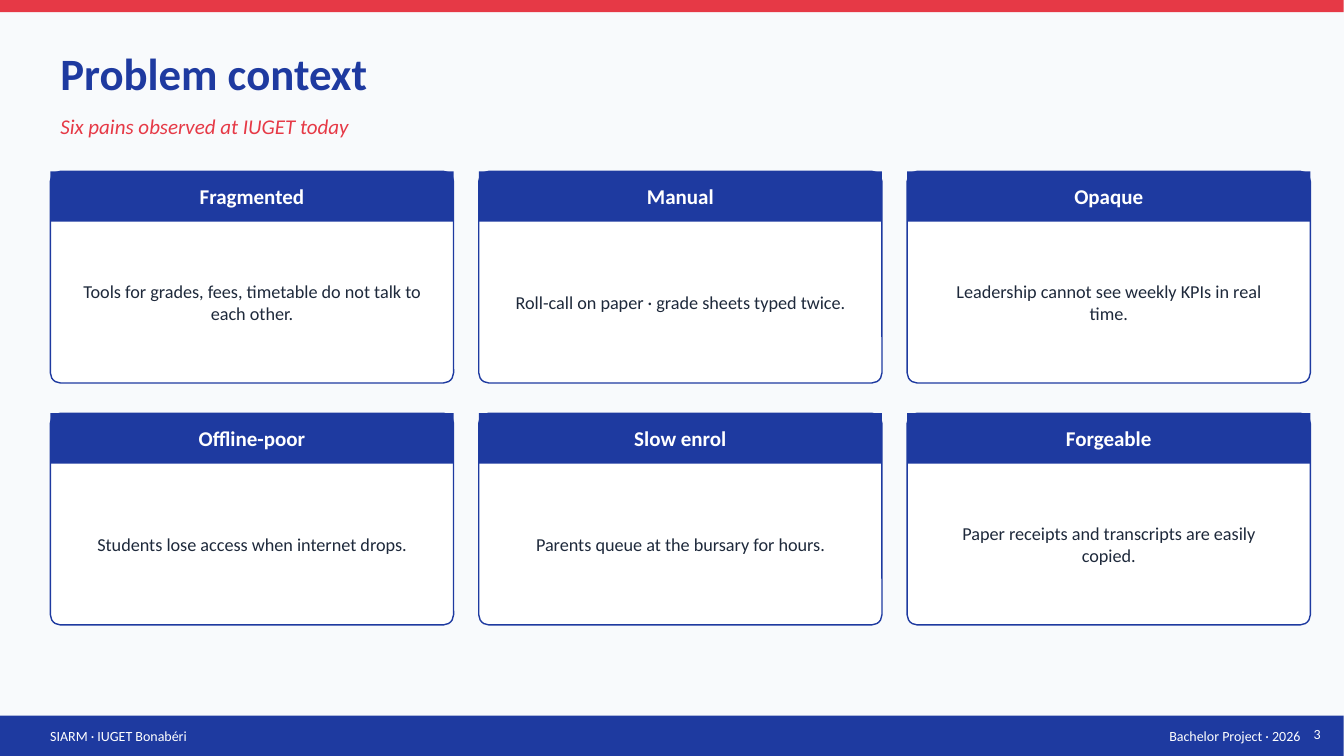
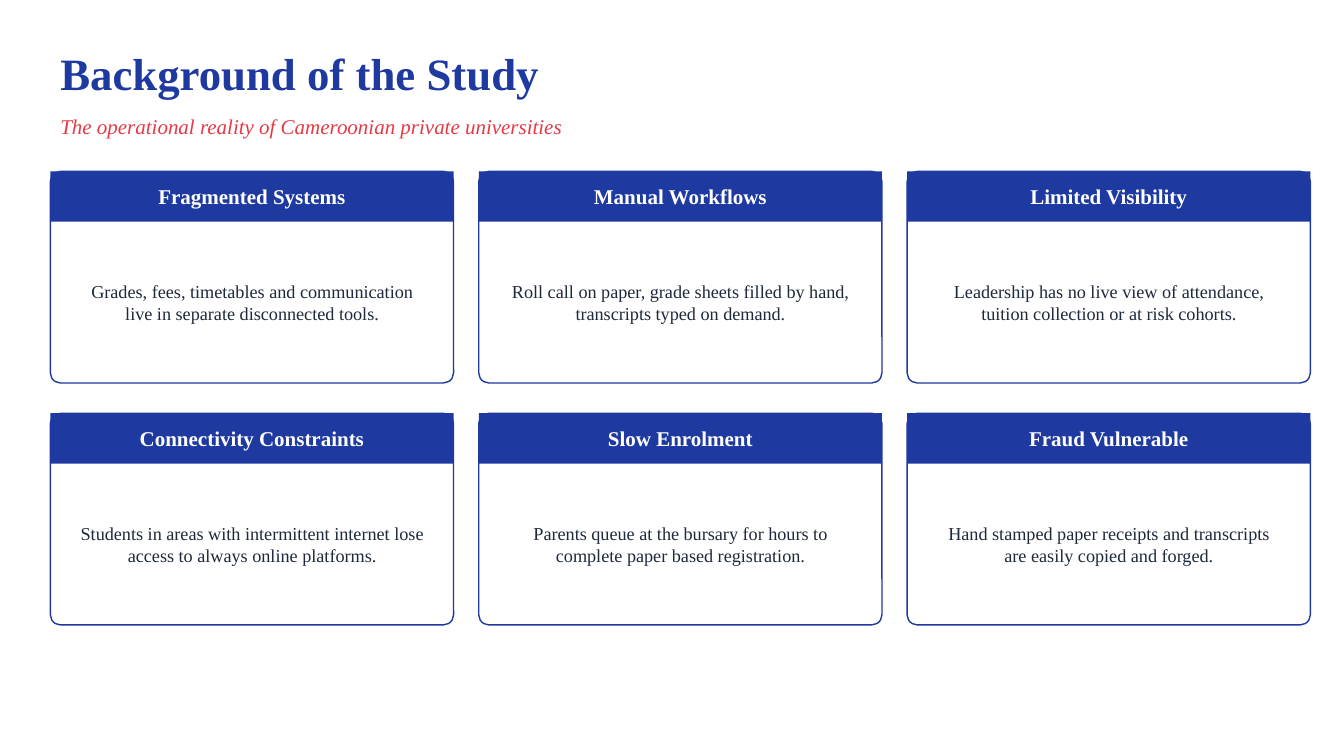
Before and after one commit to leaticiadipocko-wq/schoolproject, a slide deck: slide 3 of deliverables/SIARM-Defense.pptx. Drawn at 1344x756 pixels with LibreOffice and Linux fonts; fonts in the diff are those of the drawing. Boxes give left, top, right and bottom in pixels: in the first picture for what was removed or moved away, otherwise in the second. Text is boxed around its words. In the diff, an @@ line names an element or a change of style, - is before the commit and + after.

```diff
--- a/deliverables/SIARM-Defense.pptx
+++ b/deliverables/SIARM-Defense.pptx
@@ background #F8FAFC to #FFFFFF @@
@@ rectangle removed at [0, 0, 1344, 12] @@
@@ text at [60, 58, 539, 100]: text changed; font Calibri to Times New Roman @@
-Problem context
+Background of the Study
@@ text at [60, 119, 562, 139]: text changed; font Calibri to Times New Roman @@
-Six pains observed at IUGET today
+The operational reality of Cameroonian private universities
@@ text at [158, 189, 345, 209]: text changed; font Calibri to Times New Roman @@
-Fragmented
+Fragmented Systems
@@ text at [594, 189, 767, 205]: text changed; font Calibri to Times New Roman @@
-Manual
+Manual Workflows
@@ text at [1030, 189, 1187, 209]: text changed; font Calibri to Times New Roman @@
-Opaque
+Limited Visibility
@@ text at [91, 285, 413, 324]: text changed; font Calibri to Times New Roman @@
-Tools for grades, fees, timetable do not talk to each other.
+Grades, fees, timetables and communication live in separate disconnected tools.
@@ text at [512, 285, 849, 324]: text changed; font Calibri to Times New Roman @@
-Roll-call on paper · grade sheets typed twice.
+Roll call on paper, grade sheets filled by hand, transcripts typed on demand.
@@ text at [954, 285, 1264, 320]: text changed; font Calibri to Times New Roman @@
-Leadership cannot see weekly KPIs in real time.
+Leadership has no live view of attendance, tuition collection or at risk cohorts.
@@ text at [140, 431, 364, 451]: text changed; font Calibri to Times New Roman @@
-Offline-poor
+Connectivity Constraints
@@ text at [608, 431, 752, 447]: text changed; font Calibri to Times New Roman @@
-Slow enrol
+Slow Enrolment
@@ text at [1029, 431, 1188, 447]: text changed; font Calibri to Times New Roman @@
-Forgeable
+Fraud Vulnerable
@@ text at [81, 527, 423, 566]: text changed; font Calibri to Times New Roman @@
-Students lose access when internet drops.
+Students in areas with intermittent internet lose access to always online platforms.
@@ text at [533, 527, 827, 566]: text changed; font Calibri to Times New Roman @@
-Parents queue at the bursary for hours.
+Parents queue at the bursary for hours to complete paper based registration.
@@ text at [948, 527, 1270, 566]: text changed; font Calibri to Times New Roman @@
-Paper receipts and transcripts are easily copied.
+Hand stamped paper receipts and transcripts are easily copied and forged.
@@ rectangle removed at [0, 716, 1344, 756] @@
@@ text removed at [50, 731, 186, 741] @@
-SIARM · IUGET Bonabéri
@@ text removed at [1169, 731, 1300, 744] @@
-Bachelor Project · 2026
@@ page number removed at [1314, 730, 1321, 739] @@
-3
```
Also in this commit, not shown: 4 other slides changed, 7 slides added, 24 slides removed, 7 other files.
